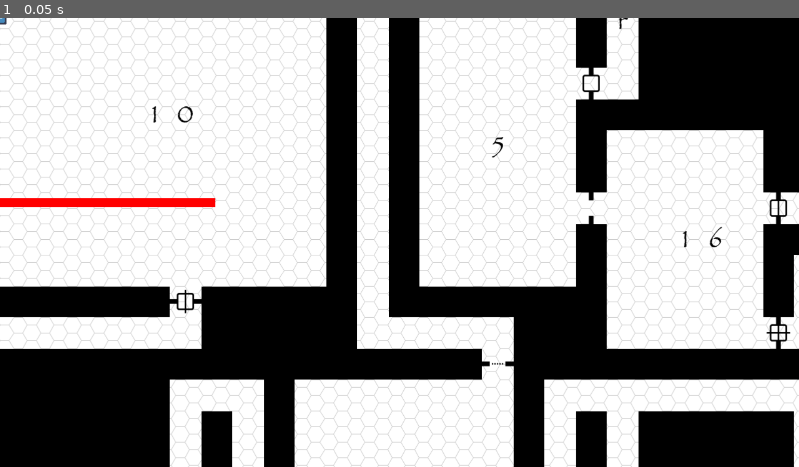
Above: before the commit, frame 1.
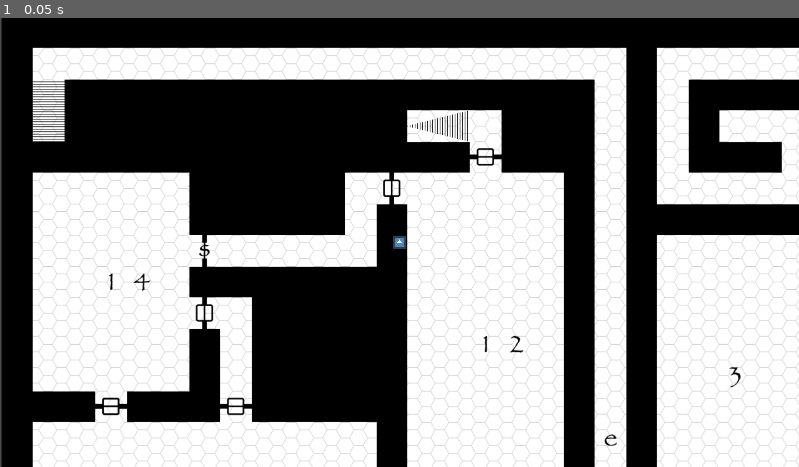
Above: after the commit, the same moment.

Repository: Lexxn0x3/Dungeons_and_Dragons
Game: Godot game, scene res://Main.tscn
Two runs of this game, one before a commit and one after it. Both use one fixed random seed, a clock stepped at 60 frames per second and the inputs below. The engine's default icon, where the game draws it, is replaced by a stand-in: a white triangle on a blue panel in a dark square.
Inputs:
- Up to frame 1 (0.05 s): no input

The runs differ from the first frame. In frame 1, 56% of the frame differs, in the area x 0-100%, y 0-100%.

Commit message:
Cham added
Kamera an den Spieler gekettet

Diff:
--- a/Game GoDot/Main.tscn
+++ b/Game GoDot/Main.tscn
@@ -11,4 +11,7 @@
 z_index = 1
 
 [node name="Node2D" parent="." instance=ExtResource( 2 )]
+position = Vector2( 719.01, 1606.21 )
 scale = Vector2( 1.5, 1.5 )
+
+[node name="BlackScreen" type="Node2D" parent="."]
--- a/Game GoDot/Player.tscn
+++ b/Game GoDot/Player.tscn
@@ -43,20 +43,25 @@
 "speed": 5.0
 } ]
 
-[sub_resource type="RectangleShape2D" id=2]
+[sub_resource type="RectangleShape2D" id=3]
 extents = Vector2( 16.0138, 15.9102 )
 
 [node name="Player" type="Area2D"]
-script = SubResource( 3 )
+position = Vector2( 958.17, 543.993 )
+script = SubResource( 1 )
 __meta__ = {
 "_edit_group_": true
 }
 
 [node name="AnimatedSprite" type="AnimatedSprite" parent="."]
 scale = Vector2( 0.5, 0.5 )
-frames = SubResource( 1 )
+frames = SubResource( 2 )
 
 [node name="CollisionShape2D" type="CollisionShape2D" parent="."]
 position = Vector2( -0.429276, -0.214638 )
-shape = SubResource( 2 )
+shape = SubResource( 3 )
+
+[node name="Camera2D" type="Camera2D" parent="."]
+current = true
+smoothing_enabled = true
 [connection signal="body_entered" from="." to="." method="_on_Player_body_entered"]
--- a/Game GoDot/project.godot
+++ b/Game GoDot/project.godot
@@ -25,6 +25,37 @@
 window/size/height=1080
 window/size/resizable=false
 
+[input]
+
+ui_left={
+"deadzone": 0.5,
+"events": [ Object(InputEventKey,"resource_local_to_scene":false,"resource_name":"","device":0,"alt":false,"shift":false,"control":false,"meta":false,"command":false,"pressed":false,"scancode":16777231,"unicode":0,"echo":false,"script":null)
+, Object(InputEventJoypadButton,"resource_local_to_scene":false,"resource_name":"","device":0,"button_index":14,"pressure":0.0,"pressed":false,"script":null)
+, Object(InputEventKey,"resource_local_to_scene":false,"resource_name":"","device":0,"alt":false,"shift":false,"control":false,"meta":false,"command":false,"pressed":false,"scancode":65,"unicode":0,"echo":false,"script":null)
+ ]
+}
+ui_right={
+"deadzone": 0.5,
+"events": [ Object(InputEventKey,"resource_local_to_scene":false,"resource_name":"","device":0,"alt":false,"shift":false,"control":false,"meta":false,"command":false,"pressed":false,"scancode":16777233,"unicode":0,"echo":false,"script":null)
+, Object(InputEventJoypadButton,"resource_local_to_scene":false,"resource_name":"","device":0,"button_index":15,"pressure":0.0,"pressed":false,"script":null)
+, Object(InputEventKey,"resource_local_to_scene":false,"resource_name":"","device":0,"alt":false,"shift":false,"control":false,"meta":false,"command":false,"pressed":false,"scancode":68,"unicode":0,"echo":false,"script":null)
+ ]
+}
+ui_up={
+"deadzone": 0.5,
+"events": [ Object(InputEventKey,"resource_local_to_scene":false,"resource_name":"","device":0,"alt":false,"shift":false,"control":false,"meta":false,"command":false,"pressed":false,"scancode":16777232,"unicode":0,"echo":false,"script":null)
+, Object(InputEventJoypadButton,"resource_local_to_scene":false,"resource_name":"","device":0,"button_index":12,"pressure":0.0,"pressed":false,"script":null)
+, Object(InputEventKey,"resource_local_to_scene":false,"resource_name":"","device":0,"alt":false,"shift":false,"control":false,"meta":false,"command":false,"pressed":false,"scancode":87,"unicode":0,"echo":false,"script":null)
+ ]
+}
+ui_down={
+"deadzone": 0.5,
+"events": [ Object(InputEventKey,"resource_local_to_scene":false,"resource_name":"","device":0,"alt":false,"shift":false,"control":false,"meta":false,"command":false,"pressed":false,"scancode":16777234,"unicode":0,"echo":false,"script":null)
+, Object(InputEventJoypadButton,"resource_local_to_scene":false,"resource_name":"","device":0,"button_index":13,"pressure":0.0,"pressed":false,"script":null)
+, Object(InputEventKey,"resource_local_to_scene":false,"resource_name":"","device":0,"alt":false,"shift":false,"control":false,"meta":false,"command":false,"pressed":false,"scancode":83,"unicode":0,"echo":false,"script":null)
+ ]
+}
+
 [rendering]
 
 environment/default_environment="res://default_env.tres"
Not shown: 2 places in Game GoDot/Player.tscn that only renumber resources
